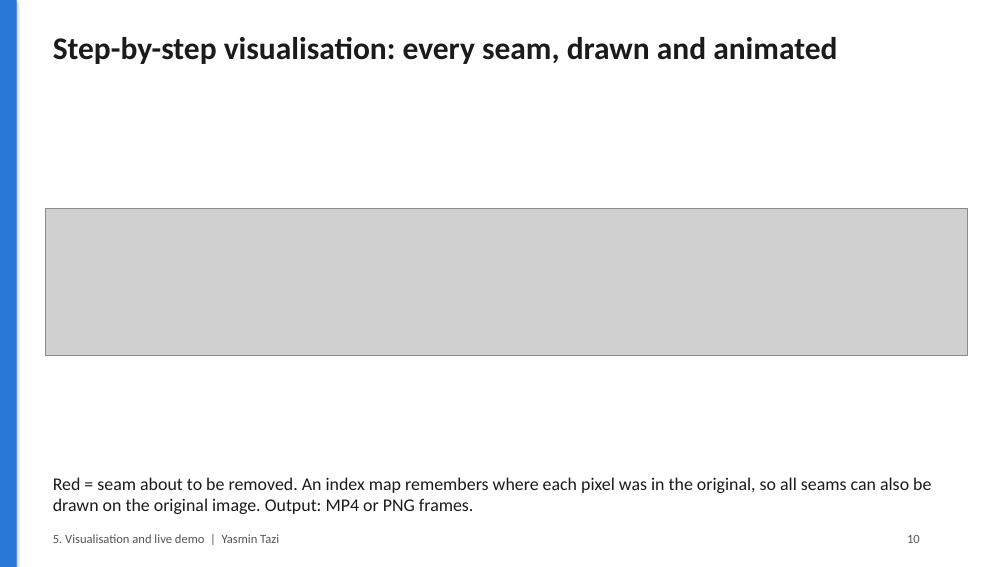
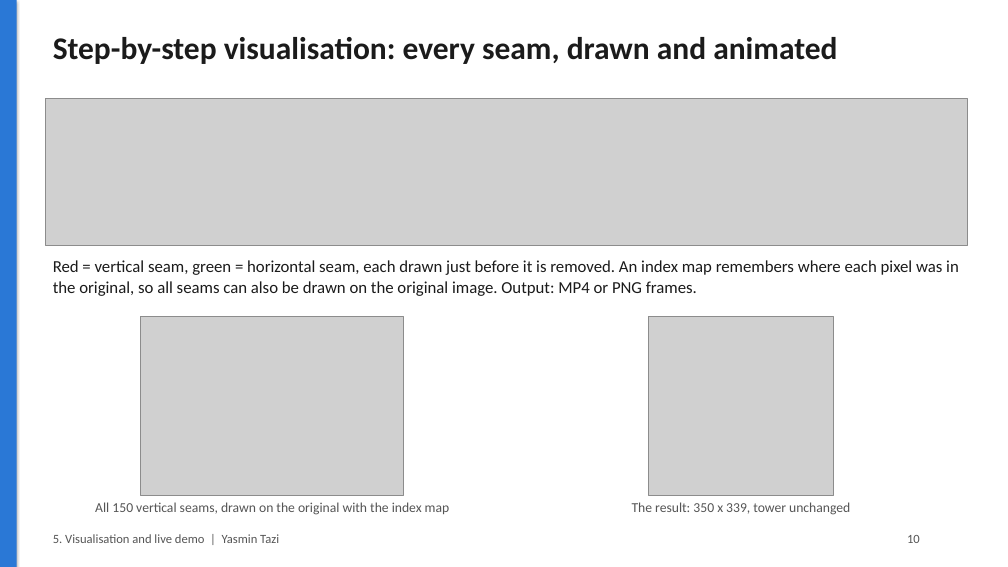
Before and after one commit to Raziqqx/seam-carving, a slide deck: slide 10 of slides/Team5_Seam_Carving.pptx. Drawn at 1008x567 pixels with LibreOffice and Linux fonts; fonts in the diff are those of the drawing; grey boxes stand for pictures. Boxes give left, top, right and bottom in pixels: in the first picture for what was removed or moved away, otherwise in the second. Text is boxed around its words. In the diff, an @@ line names an element or a change of style, - is before the commit and + after.

```diff
--- a/slides/Team5_Seam_Carving.pptx
+++ b/slides/Team5_Seam_Carving.pptx
@@ picture: place and size @@
-picture at [45, 209, 968, 355]
+picture at [45, 98, 968, 245]
@@ text at [53, 260, 959, 296]: text changed; size 17 to 16 pt @@
-Red = seam about to be removed. An index map remembers where each pixel was in the original, so all seams can also be drawn on the original image. Output: MP4 or PNG frames.
+Red = vertical seam, green = horizontal seam, each drawn just before it is removed. An index map remembers where each pixel was in the original, so all seams can also be drawn on the original image. Output: MP4 or PNG frames.
@@ picture added at [141, 317, 404, 495] @@
@@ picture added at [649, 317, 833, 495] @@
@@ text added at [95, 502, 450, 515], 13 pt, text #555555 @@
+All 150 vertical seams, drawn on the original with the index map
@@ text added at [632, 502, 850, 515], 13 pt, text #555555 @@
+The result: 350 x 339, tower unchanged
```
Also in this commit, not shown: 7 other slides changed, 4 other files.
